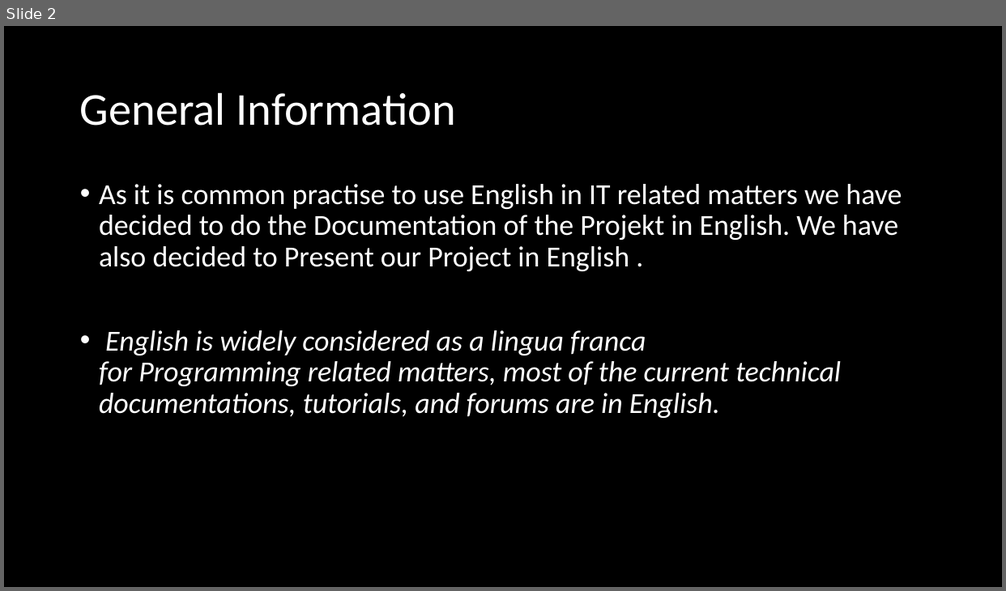
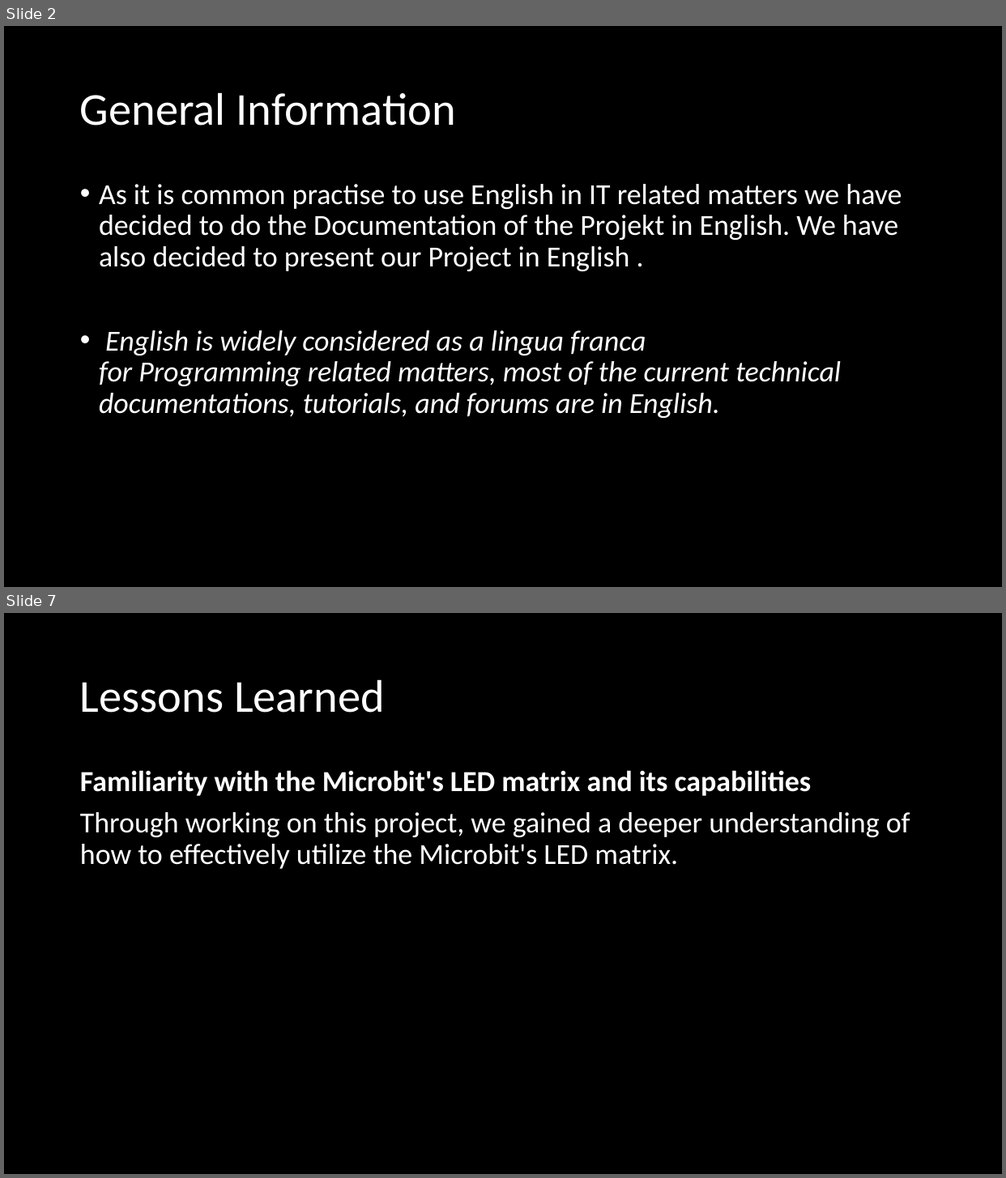
Before and after one commit to BBZ-InformatikGrundlagen/AtariBreakout, a slide deck: Presentation/AtariBreakout_Presentation.pptx. Shown one above the other, each under a label of ours: slide 2 before the commit, slides 2 and 7 after it; the slides between them are not shown. The pictures are 1006x591 and 1006x1178 pixels, drawn with LibreOffice and Linux fonts; fonts in the diff are those of the drawing. Boxes give left, top, right and bottom in pixels: in the first picture for what was removed or moved away, otherwise in the second. Text is boxed around its words. In the diff, an @@ line names an element or a change of style, - is before the commit and + after.

```diff
--- a/Presentation/AtariBreakout_Presentation.pptx
+++ b/Presentation/AtariBreakout_Presentation.pptx
@@ slide 7 added at [4,613,1002,1174], background #000000 @@
@@ title added at [80,679,385,713], 44 pt, text #FFFFFF @@
+Lessons Learned
@@ text added at [80,770,910,869], 28 pt, text #FFFFFF @@
+Familiarity with the Microbit's LED matrix and its capabilities
+Through working on this project, we gained a deeper understanding of how to effectively utilize the Microbit's LED matrix.
@@ slide 2 changed as well @@
@@ text at [99,184,901,271]: text changed @@
-• As it is common practise to use English in IT related matters we have decided to do the Documentation of the Projekt in English. We have also decided to Present our Project in English .
+• As it is common practise to use English in IT related matters we have decided to do the Documentation of the Projekt in English. We have also decided to present our Project in English .
```
Also in this commit, not shown: 1 other slide changed, 13 other slides added, 8 slides removed.
